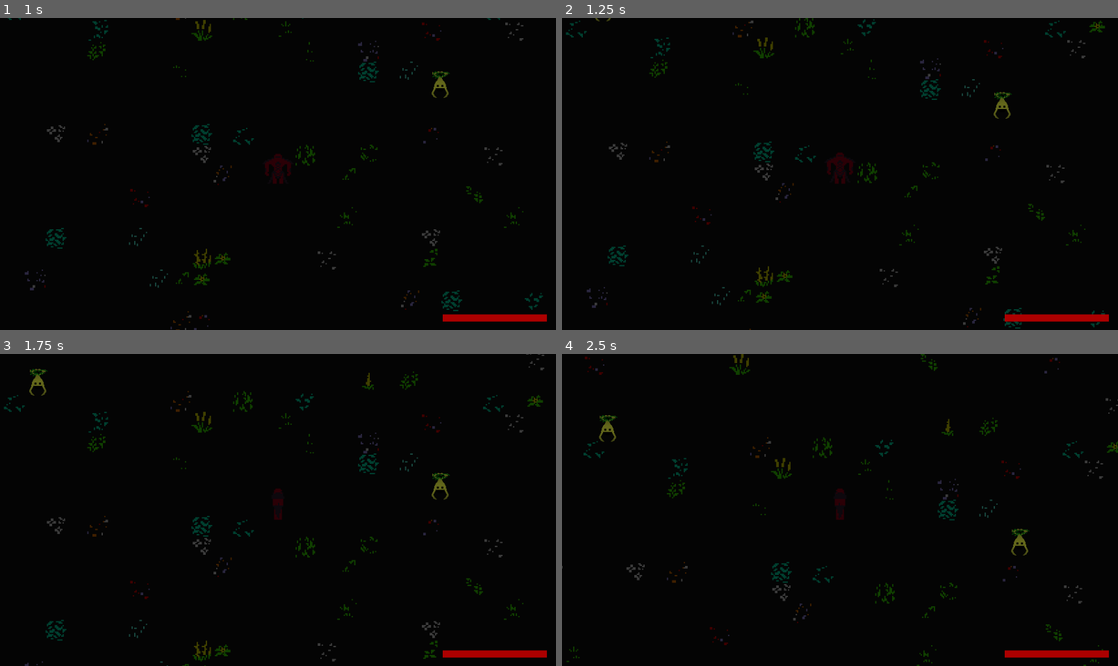
Above: before the commit, frames 1-4 (two rows, left to right).
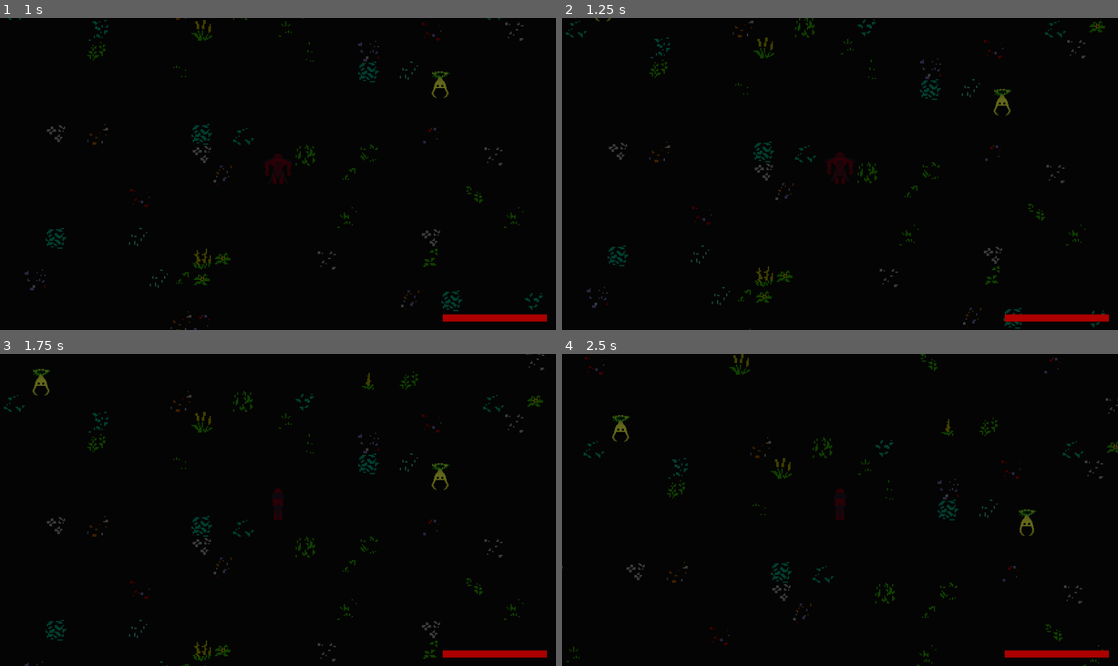
Above: after the commit, the same moments.

Repository: blakecash775/oathbreaker
Game: Godot game, scene res://Zones/forest.tscn
Same seed, same stepped clock (60 frames per second), same inputs: the game is played once before the commit and once after it. This scene is started directly instead of the project's main scene.
Inputs (mouse positions are in pixels of both pictures, inside the frame that each line leads up to):
- Up to frame 1 (1 s): tap Enter at 0.5 s; move the mouse to (250, 236) at 0.52 s; press the mouse at (250, 236) at 0.53 s; hold Up (up) from 0.53 s (still down)
- Up to frame 2 (1.25 s): keep holding Up (up)
- Up to frame 3 (1.75 s): keep holding Up (up); move the mouse to (444, 556) at 1.27 s; release the mouse at (444, 556) at 1.28 s; click (444, 556) at 1.35 s
- Up to frame 4 (2.5 s): move the mouse to (673, 463) at 2.02 s; release Up (up) at 2.03 s; press the mouse at (673, 463) at 2.03 s; hold Left (left) from 2.03 s (still down)

Frame 1 is identical in both runs. In frame 2, 0.1% of the frame differs, in the area x 77-81%, y 22-33%; in frame 3, 0.4%; in frame 4, 0.5%, in the area x 6-86%, y 19-65%.

Commit message:
mulcher walk

Diff:
--- a/Enemies/Mulcher/mulcher.tscn
+++ b/Enemies/Mulcher/mulcher.tscn
@@ -64,7 +64,7 @@
 "times": PackedFloat32Array(0, 0.1, 0.2, 0.3, 0.4, 0.5, 0.6),
 "transitions": PackedFloat32Array(1, 1, 1, 1, 1, 1, 1),
 "update": 1,
-"values": [0, 1, 2, 3, 4, 5, 0]
+"values": [0, 3, 4, 5, 6, 7, 0]
 }
 tracks/1/type = "value"
 tracks/1/imported = false
@@ -92,7 +92,7 @@
 "times": PackedFloat32Array(0, 0.1, 0.2, 0.3),
 "transitions": PackedFloat32Array(1, 1, 1, 1),
 "update": 1,
-"values": [0, 1, 2, 3]
+"values": [0, 3, 4, 5]
 }
 tracks/1/type = "value"
 tracks/1/imported = false
@@ -119,11 +119,29 @@
 "values": [0.0, 1.038470904936626]
 }
 
+[sub_resource type="Animation" id="Animation_ch2b3"]
+resource_name = "walk"
+length = 0.6
+loop_mode = 1
+tracks/0/type = "value"
+tracks/0/imported = false
+tracks/0/enabled = true
+tracks/0/path = NodePath("Sprite2D:frame")
+tracks/0/interp = 1
+tracks/0/loop_wrap = true
+tracks/0/keys = {
+"times": PackedFloat32Array(0, 0.15, 0.3, 0.45, 0.6),
+"transitions": PackedFloat32Array(1, 1, 1, 1, 1),
+"update": 1,
+"values": [0, 1, 2, 1, 0]
+}
+
 [sub_resource type="AnimationLibrary" id="AnimationLibrary_i4b0a"]
 _data = {
 &"RESET": SubResource("Animation_r1tct"),
 &"damaged": SubResource("Animation_po0yw"),
-&"dying": SubResource("Animation_i4b0a")
+&"dying": SubResource("Animation_i4b0a"),
+&"walk": SubResource("Animation_ch2b3")
 }
 
 [node name="Mulcher" type="CharacterBody2D"]
@@ -134,7 +152,7 @@
 [node name="Sprite2D" type="Sprite2D" parent="."]
 position = Vector2(0, -20)
 texture = ExtResource("2_o41rw")
-hframes = 6
+hframes = 8
 
 [node name="Hurtbox" parent="." instance=ExtResource("3_fyorg")]
 
@@ -159,9 +177,9 @@
 
 [node name="Idle" type="Node2D" parent="EnemyStateMachine" node_paths=PackedStringArray("next_state")]
 script = ExtResource("5_fyuhi")
-next_state = NodePath("../Wander")
+next_state = NodePath("../Walk")
 
-[node name="Wander" type="Node2D" parent="EnemyStateMachine" node_paths=PackedStringArray("next_state")]
+[node name="Walk" type="Node2D" parent="EnemyStateMachine" node_paths=PackedStringArray("next_state")]
 script = ExtResource("6_po0yw")
 next_state = NodePath("../Idle")
 
--- a/Enemies/utils/enemy.gd
+++ b/Enemies/utils/enemy.gd
@@ -45,6 +45,9 @@
 	return true
 
 func set_animation(animation: String)-> void:
+	if animation == 'idle':
+		animation_player.stop(true) # true = keep_state, preserves modulate instead of resetting
+		return
 	animation_player.play(animation) # Once enemies can turn, this will need to be state + "_" + anim_direction(), https://www.youtube.com/watch?v=OiOIr1ZApzk 19:41
 
 func _take_damage(hit_box: HitBox) -> void:
--- a/Enemies/utils/states/enemy_state_idle.gd
+++ b/Enemies/utils/states/enemy_state_idle.gd
@@ -3,8 +3,8 @@
 @export var anim_name: String = "idle"
 
 @export_category("AI")
-@export var state_duration_min: float = 0.5
-@export var state_duration_max: float = 1.5
+@export var state_duration_min: float = 1
+@export var state_duration_max: float = 3
 @export var next_state: EnemyState
 
 var _timer: float
@@ -17,6 +17,7 @@
 func enter() -> void:
 	enemy.velocity = Vector2.ZERO
 	_timer = randf_range(state_duration_min, state_duration_max)
+	enemy.set_animation(anim_name)
 
 # What happens when the enemy exits this state?
 func exit() -> void:
--- a/Enemies/utils/states/enemy_state_wander.gd
+++ b/Enemies/utils/states/enemy_state_wander.gd
@@ -1,10 +1,10 @@
-class_name EnemyStateWander extends EnemyState
+class_name EnemyStateWalk extends EnemyState
 
 @export var anim_name: String = "walk"
 @export var walk_speed: float = 20.0
 
 @export_category("AI")
-@export var state_animation_duration: float = 0.5
+@export var state_animation_duration: float = 0.6
 @export var state_cycles_min: int = 1
 @export var state_cycles_max: int = 3
 @export var next_state: EnemyState
@@ -23,6 +23,7 @@
 	_direction = enemy.DIR_4[rand]
 	enemy.velocity = _direction * walk_speed
 	enemy.set_direction(_direction)
+	enemy.set_animation(anim_name)
 
 # What happens when the enemy exits this state?
 func exit() -> void:
Binary file changed: Enemies/Mulcher/Mulcher.png
Not shown: 1 places in Enemies/Mulcher/mulcher.tscn that only renumber resources
